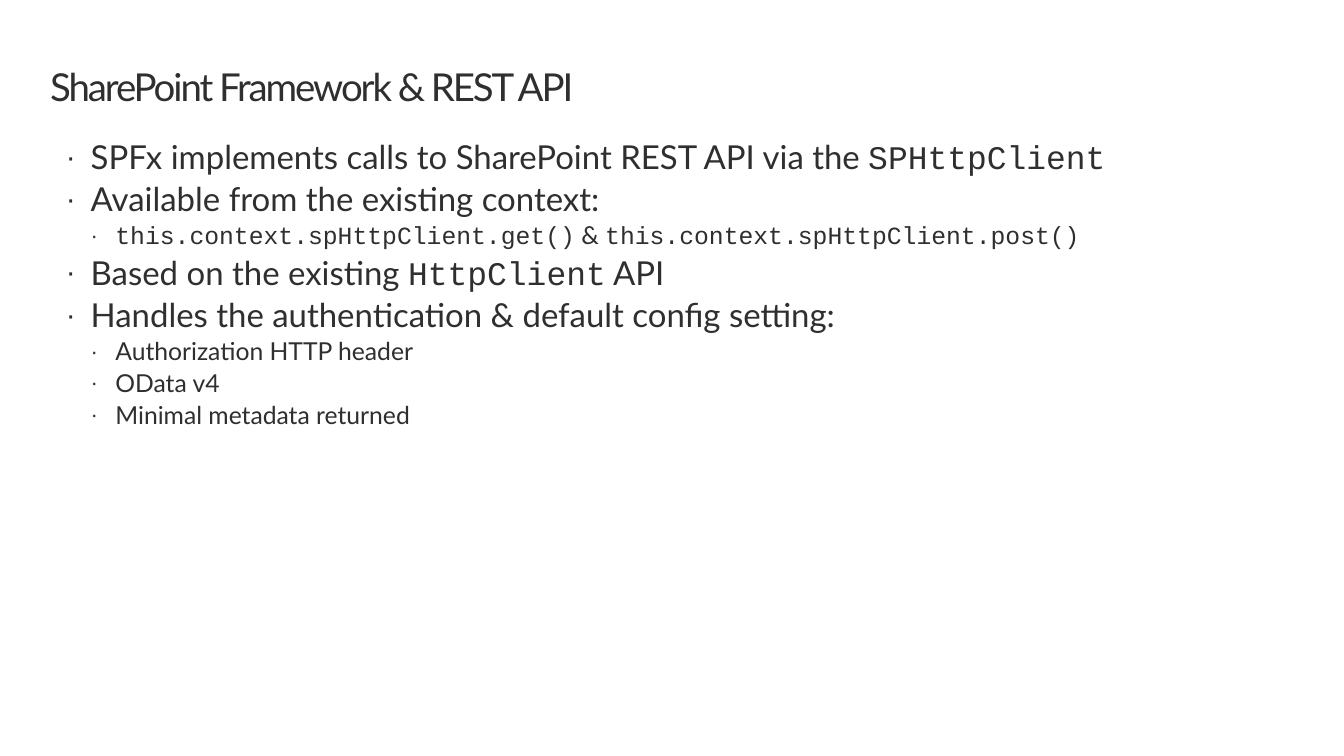
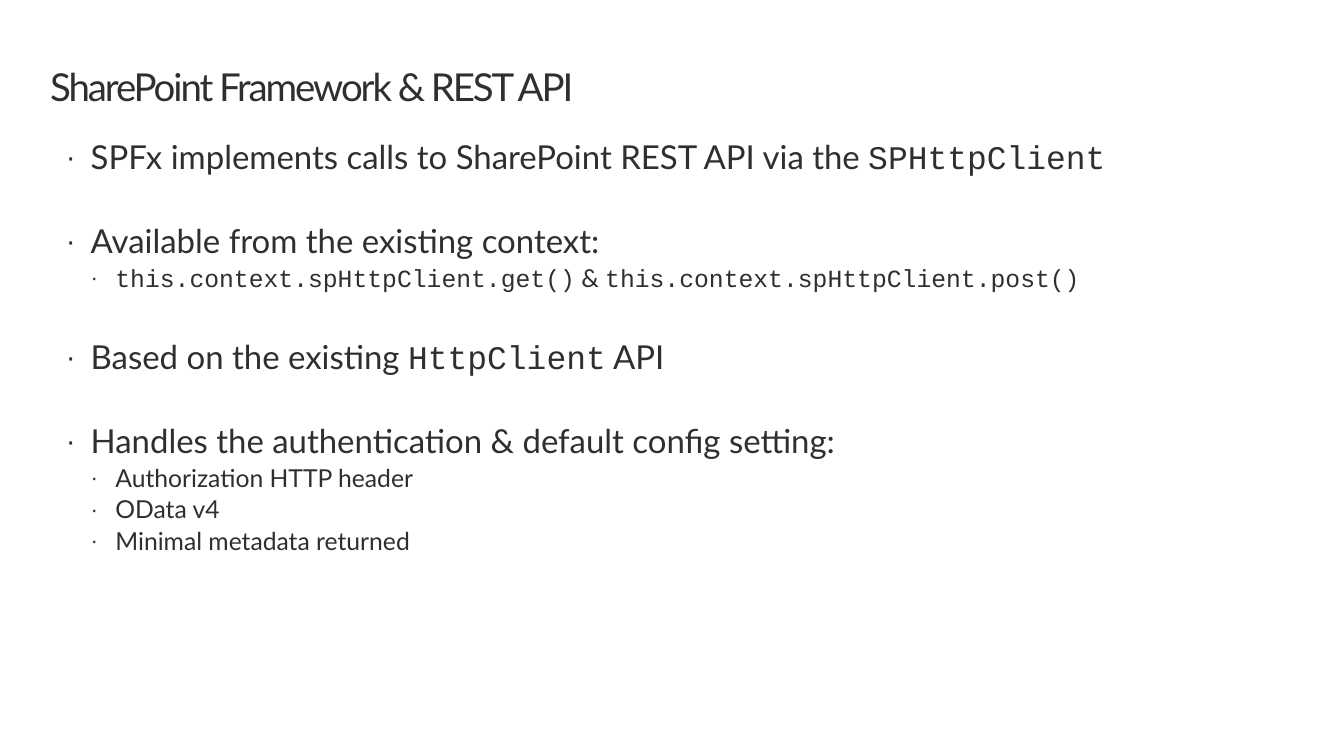
Before and after one commit to SharePoint/sp-dev-training-spfx-spcontent, a slide deck: slide 6 of 01 spfx + sp rest api.pptx. Drawn at 1344x756 pixels with LibreOffice and Linux fonts; fonts in the diff are those of the drawing; background and template pictures are left out. Boxes give left, top, right and bottom in pixels: in the first picture for what was removed or moved away, otherwise in the second. Text is boxed around its words. In the diff, an @@ line names an element or a change of style, - is before the commit and + after.

```diff
--- a/01 spfx + sp rest api.pptx
+++ b/01 spfx + sp rest api.pptx
@@ text "SPFx implements calls to SharePoint ..." rewrapped from (91, 144, 1105, 424) to (91, 144, 1105, 550) @@
```
Also in this commit, not shown: 2 other files.
